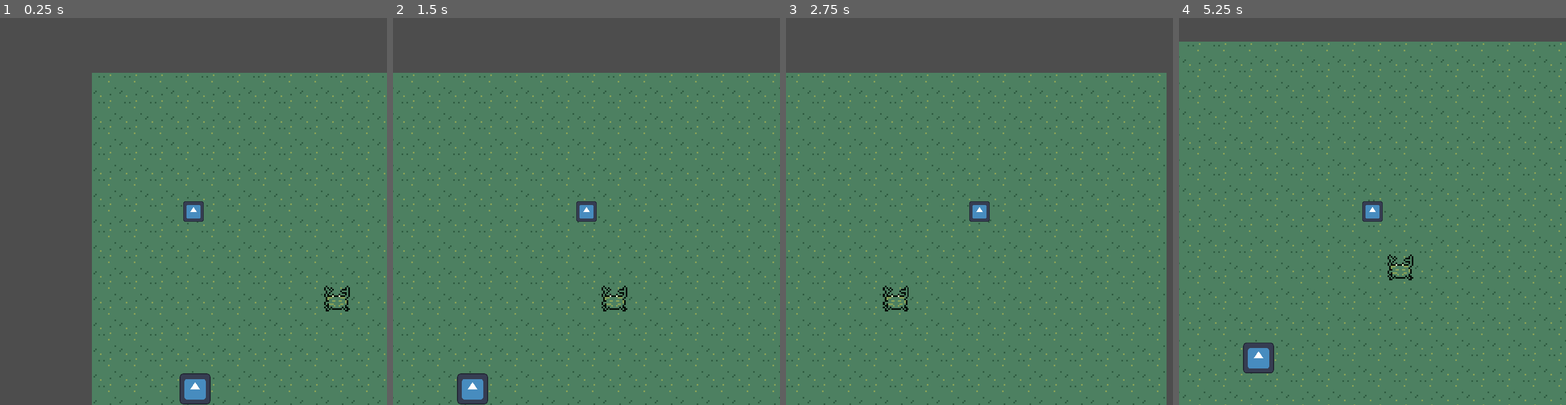
Above: before the commit, frames 1-4 (left to right).
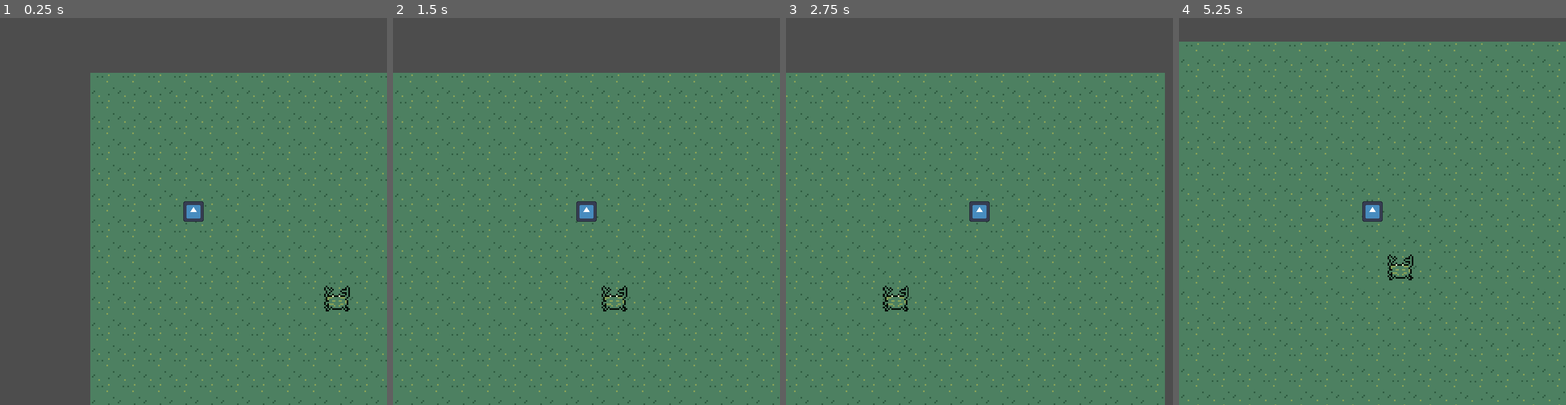
Above: after the commit, the same moments.

Repository: michaelwiest/godot-noah-game
Game: Godot game, scene res://scenes/main.tscn
Two runs of this game, one before a commit and one after it. Both use one fixed random seed, a clock stepped at 60 frames per second and the inputs below. The engine's default icon, where the game draws it, is replaced by a stand-in: a white triangle on a blue panel in a dark square.
Inputs (mouse positions are in pixels of both pictures, inside the frame that each line leads up to):
- Up to frame 1 (0.25 s): no input
- Up to frame 2 (1.5 s): tap Enter (ui_accept) at 0.5, 0.77 s; move the mouse to (671, 192) at 0.52 s; hold Right (ui_right) 0.53-1.25 s; click (671, 192) at 0.67 s; drag from (509, 230) to (586, 211) at 1.27 s
- Up to frame 3 (2.75 s): tap Enter (ui_accept) at 2 s; move the mouse to (1018, 126) at 2.02 s; hold Right (ui_right) from 2.03 s (still down)
- Up to frame 4 (5.25 s): release Right (ui_right) at 2.75 s; drag from (1353, 288) to (1256, 153) at 2.77 s; tap Enter (ui_accept) at 3.5, 3.77, 5 s; move the mouse to (1488, 269) at 3.52 s; hold Left (ui_left) 3.53-4.25 s; drag from (1256, 153) to (1256, 389) at 4.27 s; move the mouse to (1391, 211) at 5.02 s; hold Down (ui_down) from 5.03 s (still down); click (1391, 211) at 5.17 s

The runs differ from the first frame. In frame 1, 5.5% of the frame differs, in the area x 23-100%, y 14-100%; in frame 2, 6.6%; in frame 3, 6.2%; in frame 4, 7.1%, in the area x 0-100%, y 6-100%.
Error in both runs: Invalid call. Nonexistent function 'use' in base 'Node2D (stick.gd)'. (res://scripts/World.gd:13)

Commit message:
Working as expected. need actionable followups though

Diff:
--- a/game/scenes/enemies/crab/Crab.tscn
+++ b/game/scenes/enemies/crab/Crab.tscn
@@ -18,7 +18,7 @@
 height = 14.0
 
 [sub_resource type="RectangleShape2D" id="RectangleShape2D_5nwkt"]
-size = Vector2(14, 53)
+size = Vector2(14, 32)
 
 [sub_resource type="RectangleShape2D" id="RectangleShape2D_rya1g"]
 size = Vector2(132, 48)
@@ -53,13 +53,13 @@
 
 [node name="TargetComputer" parent="." index="7"]
 n_candidates = 4
+debug_widget = false
 
 [node name="AvoidDetector" parent="TargetComputer" index="0"]
 collision_layer = 0
 collision_mask = 129
 
 [node name="CollisionShape2D" parent="TargetComputer/AvoidDetector" index="1"]
-position = Vector2(0, 0.5)
 shape = SubResource("RectangleShape2D_5nwkt")
 debug_color = Color(0.87451, 0.282353, 0.521569, 0.419608)
 
--- a/game/scenes/main.tscn
+++ b/game/scenes/main.tscn
@@ -3,10 +3,10 @@
 [ext_resource type="Script" path="res://scripts/World.gd" id="1_cky74"]
 [ext_resource type="PackedScene" uid="uid://yvhrt3r6aggi" path="res://scenes/player/player.tscn" id="1_jgtet"]
 [ext_resource type="Texture2D" uid="uid://dba8mndptc85g" path="res://assets/environment/sand.png" id="2_m1ov6"]
-[ext_resource type="PackedScene" uid="uid://0q6qet3iwckw" path="res://scenes/weapons/stick/stick.tscn" id="4_0iofd"]
+[ext_resource type="PackedScene" path="res://scenes/weapons/stick/stick.tscn" id="4_0iofd"]
 [ext_resource type="Shader" path="res://shaders/blink_white.gdshader" id="4_s65n4"]
-[ext_resource type="PackedScene" uid="uid://yfdxfemgn1e1" path="res://scenes/enemies/urchin/urchin.tscn" id="6_is17o"]
 [ext_resource type="PackedScene" uid="uid://dl27yhnnxxnq4" path="res://scenes/enemies/crab/Crab.tscn" id="6_npkop"]
+[ext_resource type="PackedScene" uid="uid://8l446s8loxlu" path="res://scenes/environment/rock.tscn" id="8_2tl20"]
 
 [sub_resource type="ShaderMaterial" id="ShaderMaterial_mfsmm"]
 resource_local_to_scene = true
@@ -21,7 +21,7 @@
 [node name="Sprite2D" type="Sprite2D" parent="."]
 texture_filter = 1
 texture_repeat = 2
-position = Vector2(-152, -140)
+position = Vector2(-153, -140)
 texture = ExtResource("2_m1ov6")
 centered = false
 region_enabled = true
@@ -40,13 +40,11 @@
 
 [node name="stick" parent="Player" instance=ExtResource("4_0iofd")]
 position = Vector2(9, -3)
-stops_movment = false
-equipable_slots = 0
-
-[node name="Urchin" parent="." instance=ExtResource("6_is17o")]
-position = Vector2(-88, 56)
 
 [node name="Crab" parent="." instance=ExtResource("6_npkop")]
+
+[node name="rock" parent="." instance=ExtResource("8_2tl20")]
+position = Vector2(56, 24)
 
 [connection signal="move_player" from="Player/stick" to="Player" method="_on_stick_move_player"]
 
--- a/game/scenes/player/player.tscn
+++ b/game/scenes/player/player.tscn
@@ -14,6 +14,7 @@
 size = Vector2(12, 12)
 
 [node name="Player" instance=ExtResource("1_6nayg")]
+y_sort_enabled = true
 collision_mask = 133
 script = ExtResource("1_wyaxs")
 max_speed = 100.0
@@ -21,6 +22,7 @@
 acceleration = 50.0
 
 [node name="Sprite2D" parent="." index="0"]
+y_sort_enabled = true
 texture_filter = 1
 material = SubResource("ShaderMaterial_k5fwv")
 scale = Vector2(0.1, 0.1)
--- a/game/scripts/enemies/Enemy.gd
+++ b/game/scripts/enemies/Enemy.gd
@@ -36,3 +36,4 @@
 		velocity = velocity.move_toward(target_direction * max_speed,
 										acceleration)
 	move_and_slide()
+	print(target_looker.can_see_player())
--- a/game/scripts/enemies/TargetLooker.gd
+++ b/game/scripts/enemies/TargetLooker.gd
@@ -1,3 +1,8 @@
+"""Class for checking that an entity can see the player unobstructed.
+
+This will be useful for checking whether or not an enemy should attack the
+player with either a melee attack or a projectile.
+"""
 extends Node2D
 
 @export var length: int = 100
@@ -6,6 +11,7 @@
 @export var enabled: bool = true
 @onready var ray_cast: RayCast2D = $RayCast2D
 @onready var ray_coordinates: Array[Vector2]
+# This isn't typed so it can be nullable.
 @onready var target
 
 
@@ -13,8 +19,11 @@
 	ray_cast.target_position = Vector2(length, 0)
 	_precompute_ray_angles()
 
+func can_see_player():
+	return target is Player
 
 func _precompute_ray_angles():
+	# Precomputes the raycasts for efficiency.
 	var ray_degrees: float = deg_to_rad(angle_window_degrees / n_rays)
 	var start_angle: float = -1 * deg_to_rad(angle_window_degrees / 2)
 	for i in n_rays:
@@ -29,6 +38,7 @@
 			if ray_cast.is_colliding():
 				target = ray_cast.get_collider()
 				break
+			target = null
 
 func _physics_process(delta):
 	check_for_target(delta)
Not shown, changed: .DS_Store
Not shown, changed: game/.DS_Store
Not shown, changed: game/assets/.DS_Store
